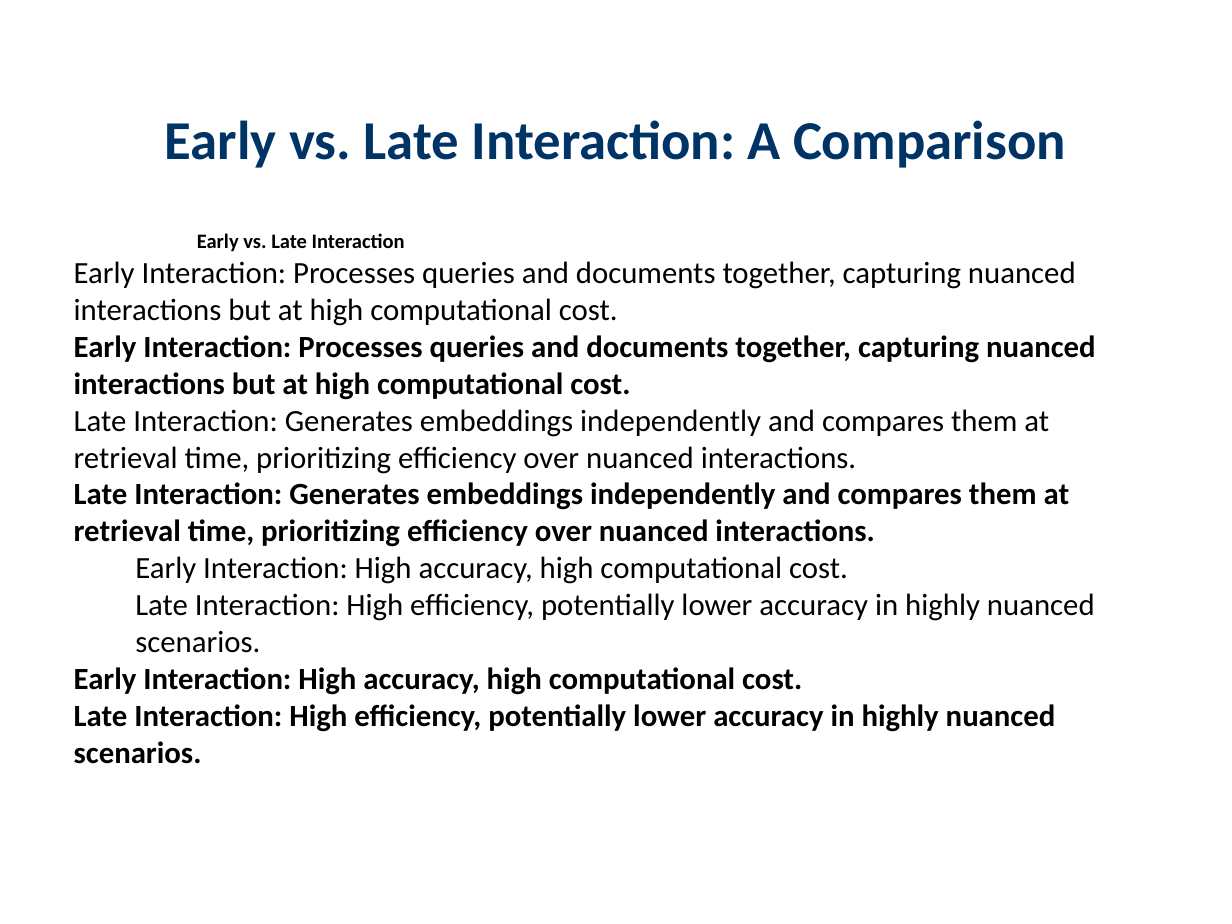
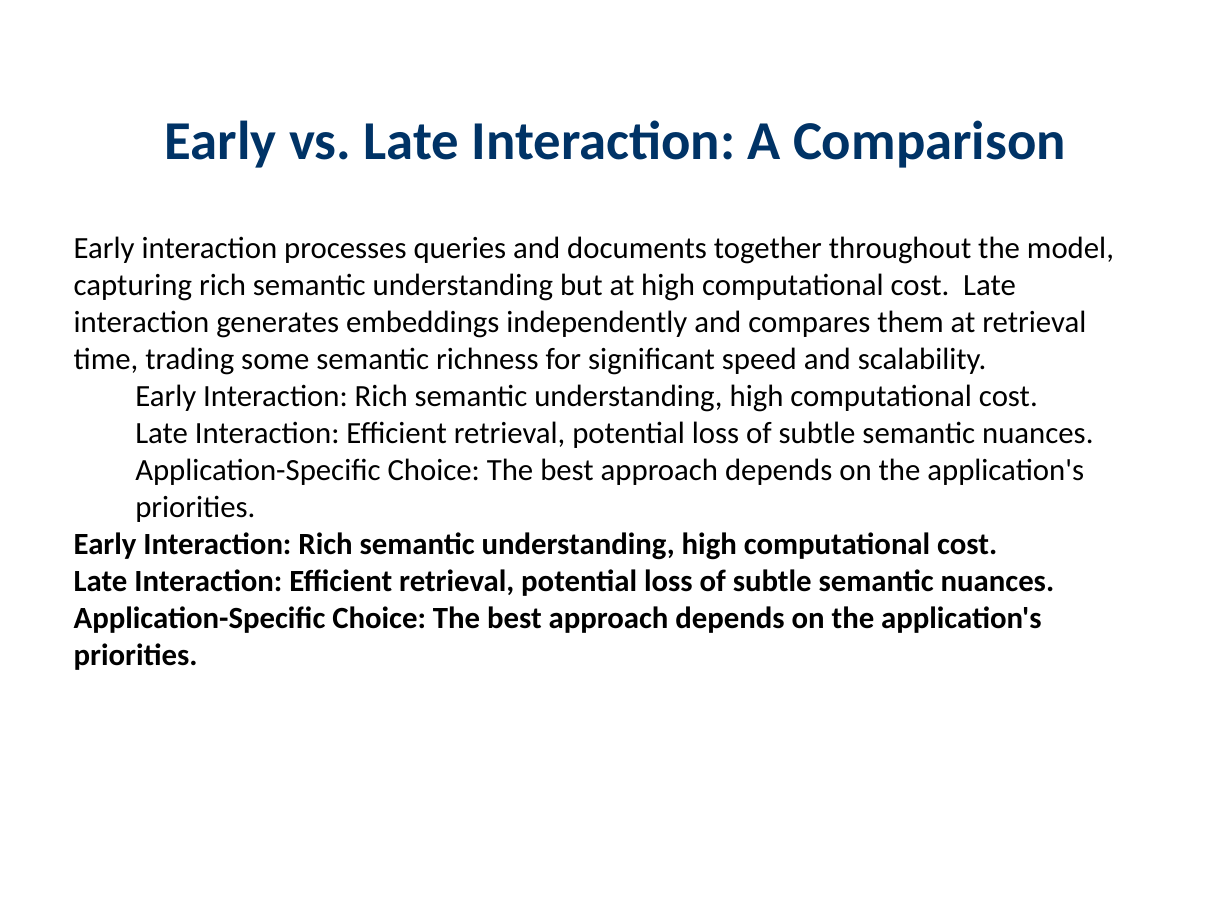
Before and after one commit to haadirakhangi/Edunexus, a slide deck: slide 13 of server-side/server/teacher/downloaded-presentations/Large Language Models/Colbert.pptx (slide 11 before the commit). Drawn at 1232x924 pixels with LibreOffice and Linux fonts; fonts in the diff are those of the drawing. Boxes give left, top, right and bottom in pixels: in the first picture for what was removed or moved away, otherwise in the second. Text is boxed around its words. In the diff, an @@ line names an element or a change of style, - is before the commit and + after.

```diff
--- a/server-side/server/teacher/downloaded-presentations/Large Language Models/Colbert.pptx
+++ b/server-side/server/teacher/downloaded-presentations/Large Language Models/Colbert.pptx
@@ text at (74,236,1114,670): text changed; bold off @@
-    Early vs. Late Interaction
-Early Interaction: Processes queries and documents together, capturing nuanced interactions but at high computational cost.
-Early Interaction: Processes queries and documents together, capturing nuanced interactions but at high computational cost.
-Late Interaction: Generates embeddings independently and compares them at retrieval time, prioritizing efficiency over nuanced interactions.
-Late Interaction: Generates embeddings independently and compares them at retrieval time, prioritizing efficiency over nuanced interactions.
-  Early Interaction: High accuracy, high computational cost.
-  Late Interaction: High efficiency, potentially lower accuracy in highly nuanced scenarios.
-Early Interaction: High accuracy, high computational cost.
-Late Interaction: High efficiency, potentially lower accuracy in highly nuanced scenarios.
+Early interaction processes queries and documents together throughout the model, capturing rich semantic understanding but at high computational cost. Late interaction generates embeddings independently and compares them at retrieval time, trading some semantic richness for significant speed and scalability.
+  Early Interaction: Rich semantic understanding, high computational cost.
+  Late Interaction: Efficient retrieval, potential loss of subtle semantic nuances.
+  Application-Specific Choice: The best approach depends on the application's priorities.
+Early Interaction: Rich semantic understanding, high computational cost.
+Late Interaction: Efficient retrieval, potential loss of subtle semantic nuances.
+Application-Specific Choice: The best approach depends on the application's priorities.
```
Also in this commit, not shown: 11 other slides changed, 2 slides added, 1 slide removed, 5 other files.
